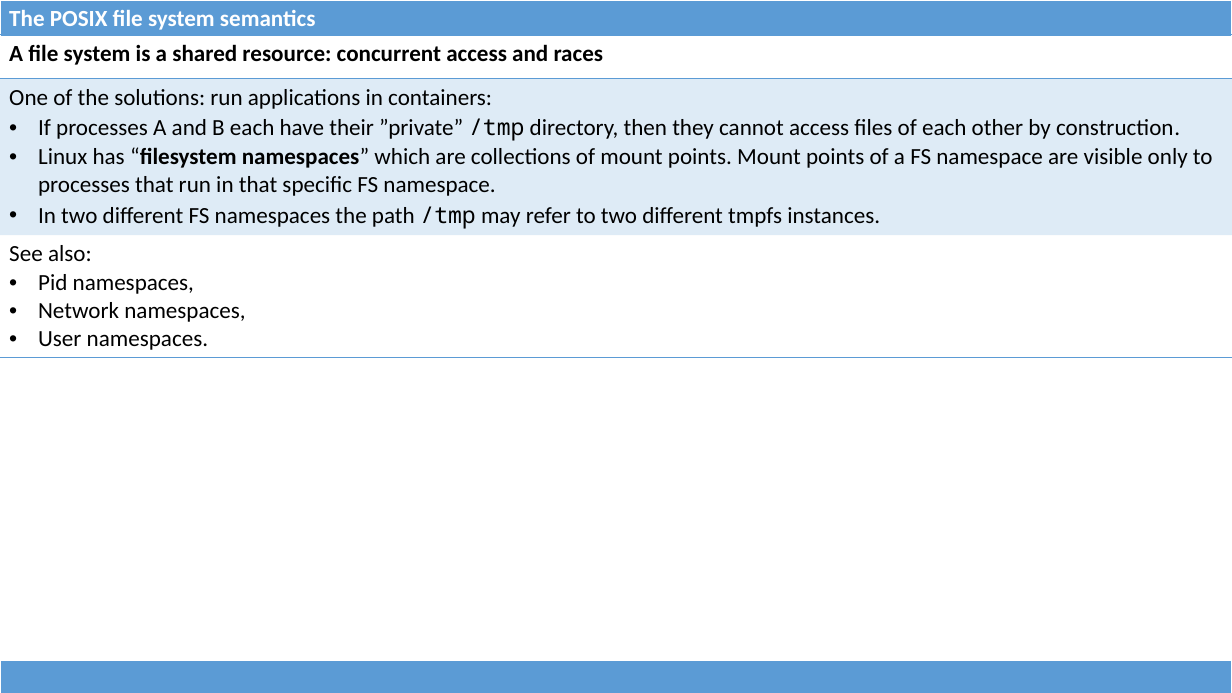
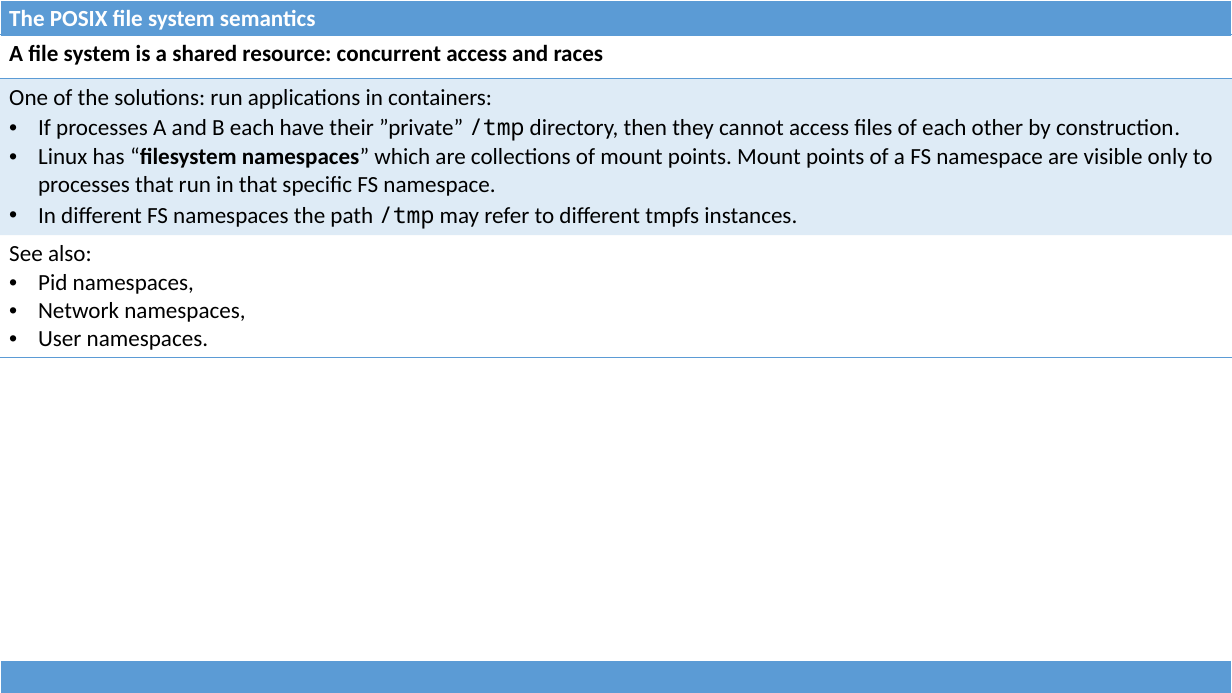
Before and after one commit to dominiquelefevre/filesystems-101-jb, a slide deck: slide 26 of talks/src/class01.pptx (slide 24 before the commit). Drawn at 1232x693 pixels with LibreOffice and Linux fonts; fonts in the diff are those of the drawing. Boxes give left, top, right and bottom in pixels: in the first picture for what was removed or moved away, otherwise in the second. Text is boxed around its words. In the diff, an @@ line names an element or a change of style, - is before the commit and + after.

Commit message:
class01: misc improvements.
1. Passing FDs over an AF_UNIX socket.
2. Race scenarios involving O_DIRECT.

```diff
--- a/talks/src/class01.pptx
+++ b/talks/src/class01.pptx
@@ table at bbox=[0, 34, 1232, 354] @@
-row 2, column 1: One of the solutions: run applications in containers: / If processes A and B each have their ”private” /tmp directory, then they cannot access files of each other by construction. / Linux has “filesystem namespaces” which are collections of mount points. Mount points of a FS namespace are visible only to processes that run in that specific FS namespace. / In two different FS namespaces the path /tmp may refer to two different tmpfs instances.
+row 2, column 1: One of the solutions: run applications in containers: / If processes A and B each have their ”private” /tmp directory, then they cannot access files of each other by construction. / Linux has “filesystem namespaces” which are collections of mount points. Mount points of a FS namespace are visible only to processes that run in that specific FS namespace. / In different FS namespaces the path /tmp may refer to different tmpfs instances.
```
Also in this commit, not shown: 4 other slides changed, 6 slides added, 1 other file.
